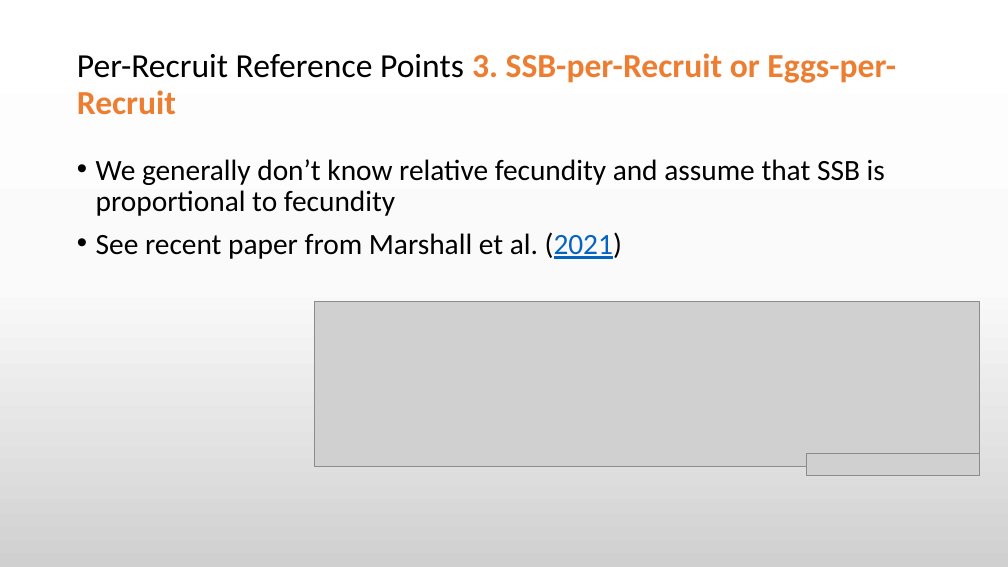
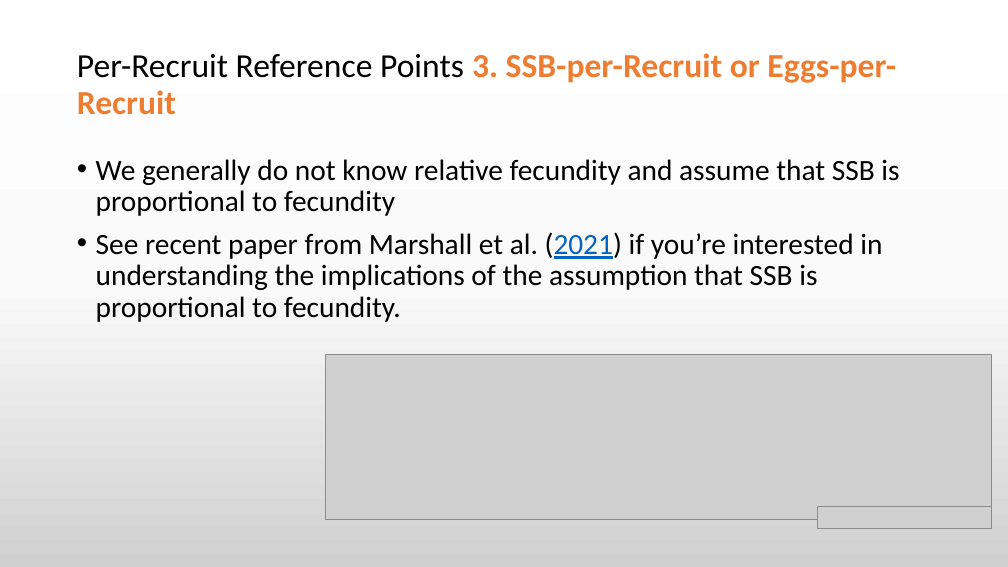
Before and after one commit to TESA-workshops/Ref-Pt-101, a slide deck: slide 45 of RefPt101_draft.pptx (slide 43 before the commit). Drawn at 1008x567 pixels with LibreOffice and Linux fonts; fonts in the diff are those of the drawing; grey boxes stand for pictures. Boxes give left, top, right and bottom in pixels: in the first picture for what was removed or moved away, otherwise in the second. Text is boxed around its words. In the diff, an @@ line names an element or a change of style, - is before the commit and + after.

Commit message:
some updates to PPT

```diff
--- a/RefPt101_draft.pptx
+++ b/RefPt101_draft.pptx
@@ text at <box>96,159,899,322</box>: text changed @@
-• We generally don’t know relative fecundity and assume that SSB is proportional to fecundity
-• See recent paper from Marshall et al. (2021)
+• We generally do not know relative fecundity and assume that SSB is proportional to fecundity
+• See recent paper from Marshall et al. (2021) if you’re interested in understanding the implications of the assumption that SSB is proportional to fecundity.
@@ picture: place and size @@
-picture at <box>315,302,980,467</box>
+picture at <box>326,355,991,520</box>
@@ picture: place and size @@
-picture at <box>807,454,980,476</box>
+picture at <box>818,507,991,529</box>
```
Also in this commit, not shown: 18 other slides changed, 4 slides added, 1 other file.
